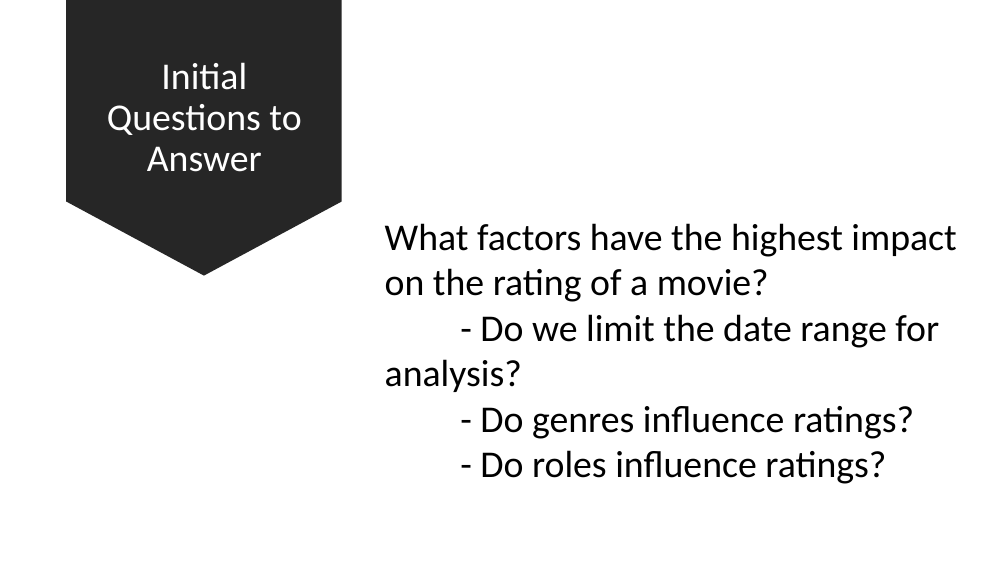
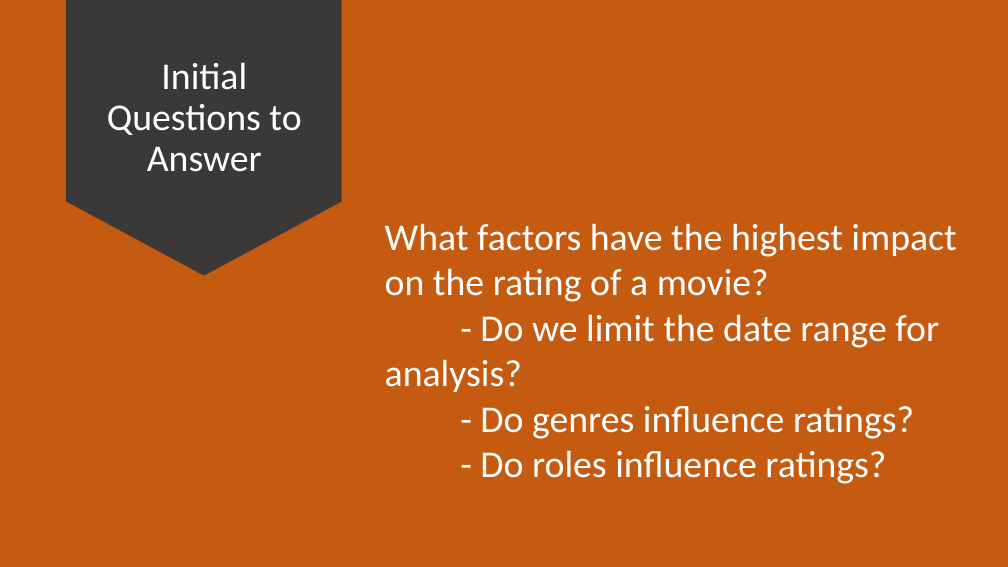
Before and after one commit to dniedermier-cscc/Scrum-Lords-Capstone-2018, a slide deck: slide 3 of Presentation/ScrumLords_Capstone.pptx. Drawn at 1008x567 pixels with LibreOffice and Linux fonts; fonts in the diff are those of the drawing. Boxes give left, top, right and bottom in pixels: in the first picture for what was removed or moved away, otherwise in the second. Text is boxed around its words. In the diff, an @@ line names an element or a change of style, - is before the commit and + after.

```diff
--- a/Presentation/ScrumLords_Capstone.pptx
+++ b/Presentation/ScrumLords_Capstone.pptx
@@ background #FFFFFF to #C55A11 @@
@@ down arrow at box(67, 0, 343, 275): fill #262626 to #3B3838 @@
@@ text "What factors have the highest ..." at box(385, 223, 956, 484): text colour #000000 to #FFFFFF @@
```
Also in this commit, not shown: 6 other slides changed, 8 slides added, 5 slides removed.
